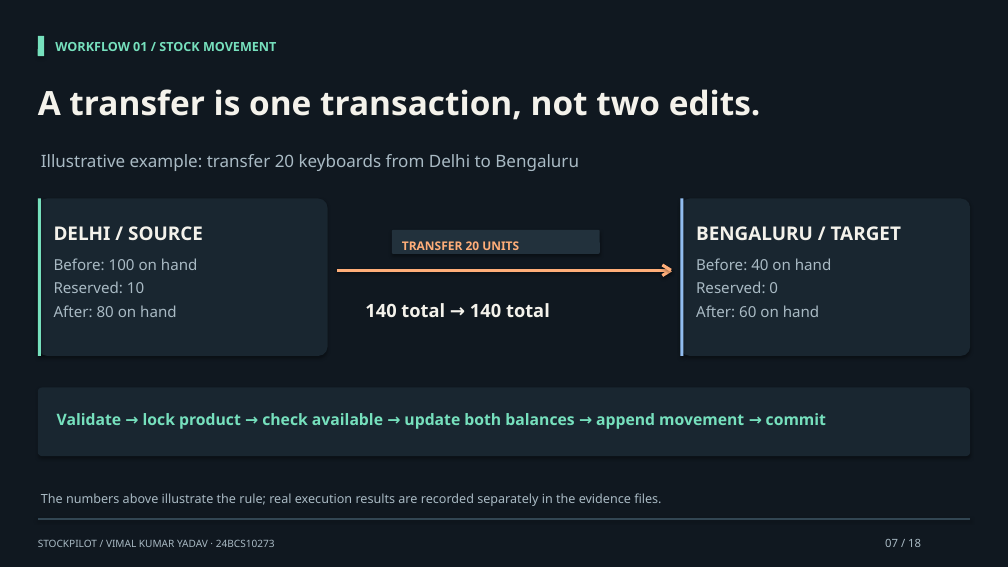
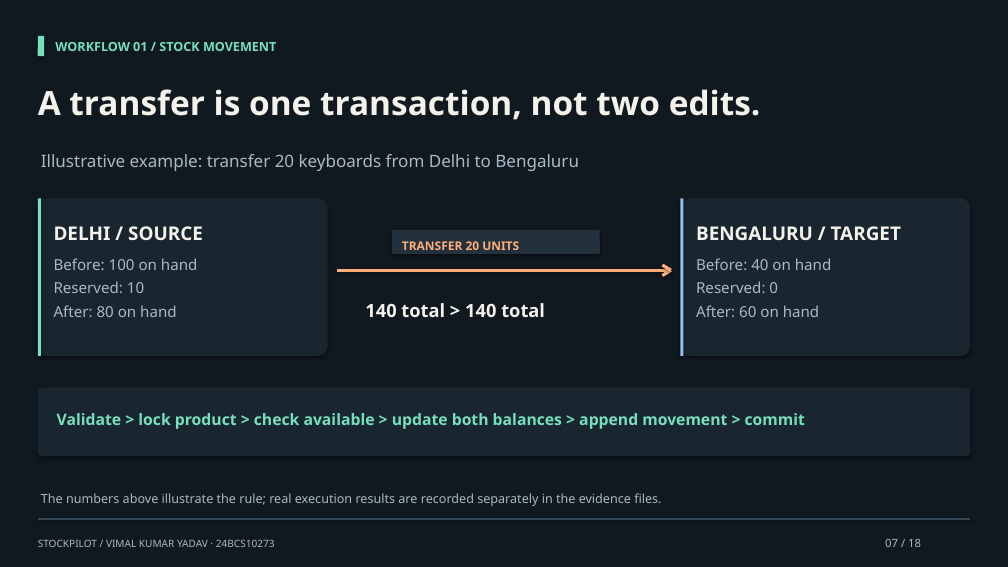
Before and after one commit to vimalyad/stockpilot-devops-capstone, a slide deck: slide 7 of docs/presentation/StockPilot-Capstone.pptx. Drawn at 1008x567 pixels with LibreOffice and Linux fonts; fonts in the diff are those of the drawing. Boxes give left, top, right and bottom in pixels: in the first picture for what was removed or moved away, otherwise in the second. Text is boxed around its words. In the diff, an @@ line names an element or a change of style, - is before the commit and + after.

```diff
--- a/docs/presentation/StockPilot-Capstone.pptx
+++ b/docs/presentation/StockPilot-Capstone.pptx
@@ text at (x1=365, y1=303, x2=545, y2=317): text changed @@
-140 total → 140 total
+140 total > 140 total
@@ text at (x1=57, y1=413, x2=805, y2=429): text changed @@
-Validate → lock product → check available → update both balances → append movement → commit
+Validate > lock product > check available > update both balances > append movement > commit
```
Also in this commit, not shown: 6 other slides changed, 19 other files.
